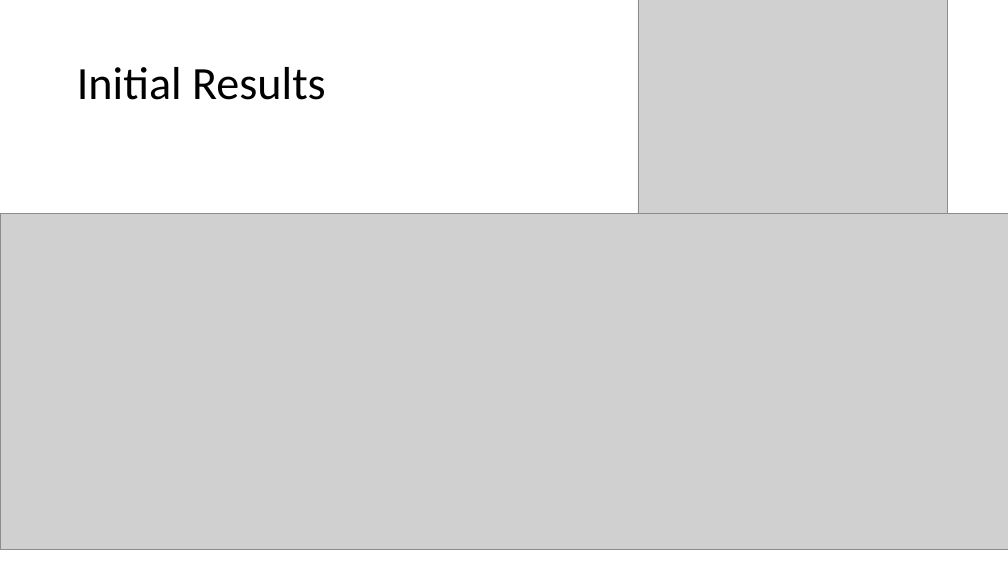
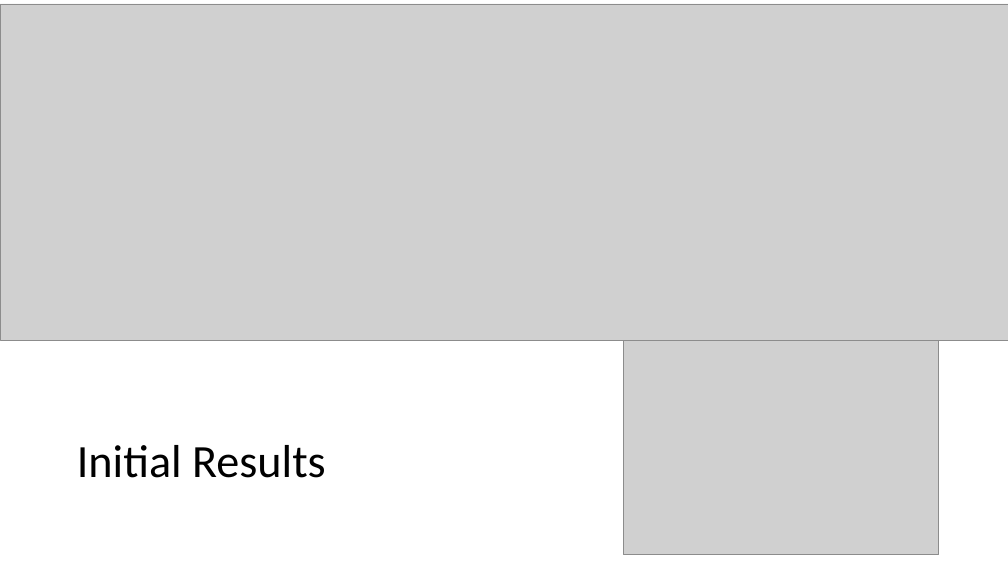
Before and after one commit to Fontanapink/GPs, a slide deck: slide 15 of GPRCommunities.pptx (slide 13 before the commit). Drawn at 1008x567 pixels with LibreOffice and Linux fonts; fonts in the diff are those of the drawing; grey boxes stand for pictures. Boxes give left, top, right and bottom in pixels: in the first picture for what was removed or moved away, otherwise in the second. Text is boxed around its words. In the diff, an @@ line names an element or a change of style, - is before the commit and + after.

```diff
--- a/GPRCommunities.pptx
+++ b/GPRCommunities.pptx
@@ picture: place and size @@
-picture at [0,214,1008,550]
+picture at [0,4,1008,340]
@@ picture: place and size @@
-picture at [638,0,948,222]
+picture at [624,318,939,555]
@@ title "Initial Results": place and size @@
-title "Initial Results" at [77,67,326,100]
+title "Initial Results" at [77,445,326,478]
```
Also in this commit, not shown: 11 other slides changed, 4 slides added, 1 slide removed.
